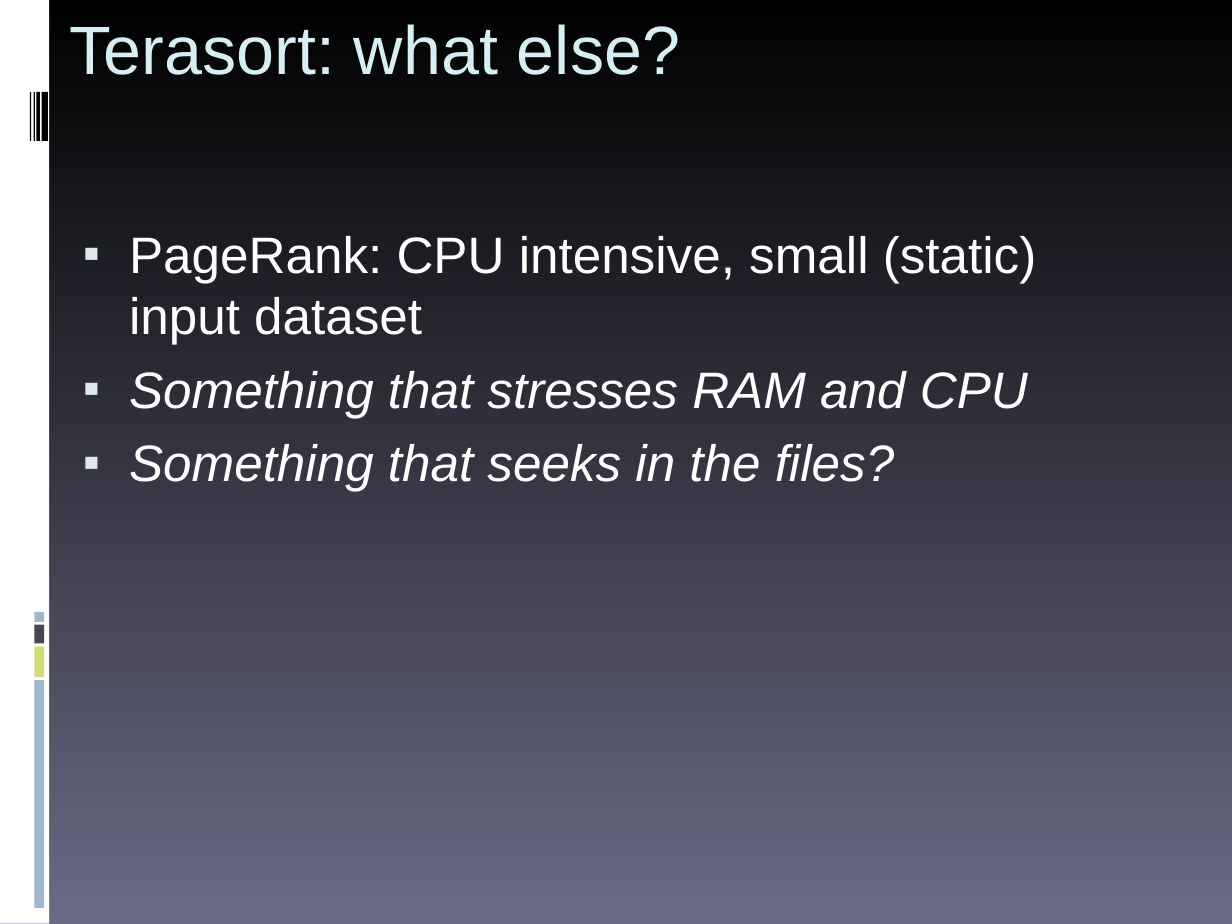
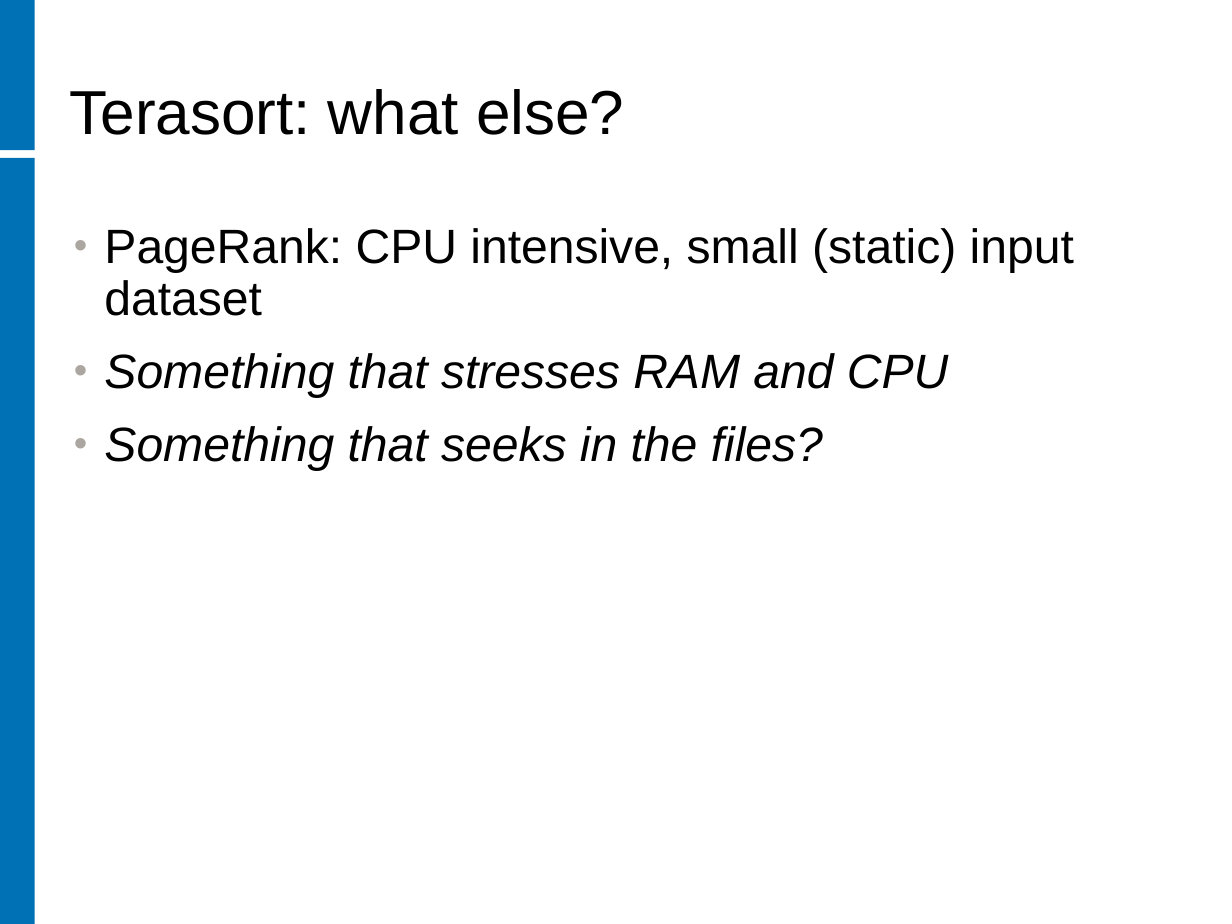
Before and after one commit to rhusar/smartfrog, a slide deck: slide 6 of core/components/hadoop/doc/workshop/benchmarking.ppt (slide 4 before the commit). Drawn at 1232x924 pixels with LibreOffice and Linux fonts; fonts in the diff are those of the drawing; background and template pictures are left out. Boxes give left, top, right and bottom in pixels: in the first picture for what was removed or moved away, otherwise in the second. Text is boxed around its words. In the diff, an @@ line names an element or a change of style, - is before the commit and + after.

```diff
--- a/core/components/hadoop/doc/workshop/benchmarking.ppt
+++ b/core/components/hadoop/doc/workshop/benchmarking.ppt
@@ background gradient #000000 to #6A6A84 to #FFFFFF @@
@@ rectangle added at [0,0,35,150], fill #0071B4 @@
@@ title "Terasort: what else?" at [70,89,624,135]: size 44 to 40 pt, text colour #D6EEF4 to #000000; line spacing 1 to 0.9; more space between paragraphs; vertical alignment top to bottom @@
@@ rectangle removed at [30,92,31,141] @@
@@ rectangle removed at [34,92,35,141] @@
@@ rectangle removed at [36,92,39,141] @@
@@ rectangle removed at [41,92,48,141] @@
@@ rectangle: place and size @@
-rectangle at [0,0,49,923]
+rectangle at [0,158,35,923]
@@ rectangle at [0,158,35,923]: fill #FFFFFF to #0071B4 @@
@@ text "PageRank: CPU intensive, small (static) ..." at [104,228,1074,471]: size 33 to 31 pt, text colour #FFFFFF to #000000; bullet ▪ to •; line spacing 1 to 0.9; more space between paragraphs; bullet colour #DDE9EC to #ABA69F @@
@@ rectangle removed at [35,625,45,644] @@
@@ rectangle removed at [35,613,45,623] @@
@@ rectangle removed at [35,646,45,677] @@
@@ rectangle removed at [35,681,45,909] @@
```
Also in this commit, not shown: 6 other slides changed, 3 slides added, 1 slide removed, 2 other files.
